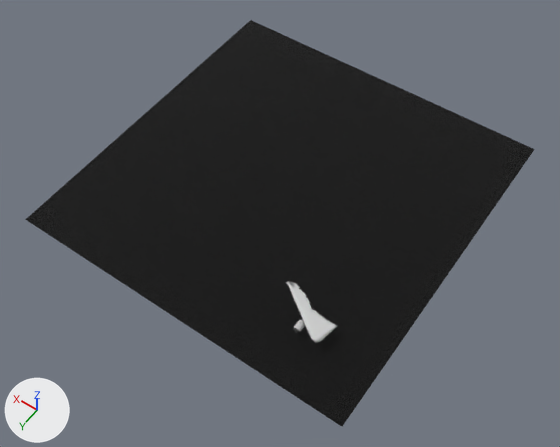
Before and after pictures for a commit that changed the Blender file main.blend.
Rendered twice from a 50 mm camera at (-49.1, 80.1, 160.9) aimed at (28.0, -27.7, -8.6). Lighting does not change. The marker at lower left points along +X, +Y and +Z.
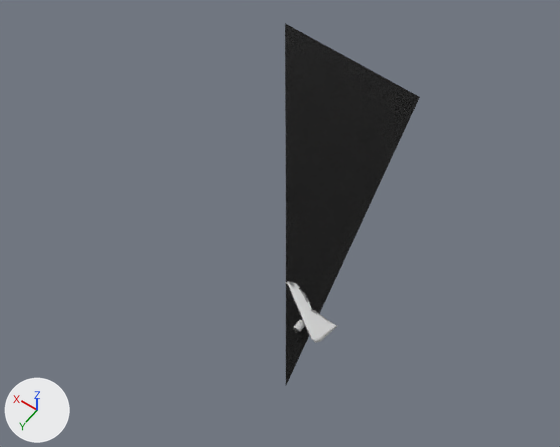
Where the change shows, as pixel boxes [x1, y1, x2, y2] in the pictures (560 x 447 px):
```json
{"object": "Plane.001", "change": "reshaped", "before": [25, 20, 535, 426], "after": [285, 23, 420, 385], "on screen": "73% narrower, 11% shorter"}
```

Scene script edits in JSON lines:
```json
{"block": "me_plane_001", "where": "me_plane_001.from_pydata(...)  # 4 vertices, 1 face; spans x -1.0..1.0, y -1.0..1.0, z 0.0"}
{"block": "me_plane_001", "where": "# used by ob_plane_001; location = (31.2, -35.7, -1.3); rotation_euler = (-0.0253, 0.0, 0.0), in degrees (-1.4, 0, 0); scale = (50.4, 50.4, 50.4)"}
{"block": "me_plane_001", "change": "me_plane_001 part 1"}
{"op": "set", "path": "me_plane_001.vertices[0].co", "old": "(-1.0, -1.0, 0.0)", "new": "(-0.26, -1.0, 0.0)", "note": "pixel (534, 149) -> pixel (419, 97)"}
{"op": "set", "path": "me_plane_001.vertices[1].co", "old": "(1.0, -1.0, 0.0)", "new": "(0.79, -1.09, 0.01)", "note": "pixel (250, 20) -> pixel (285, 23)"}
{"op": "set", "path": "me_plane_001.vertices[2].co", "old": "(-1.0, 1.0, 0.0)", "new": "(-0.7, 1.0, 0.03)", "note": "pixel (342, 426) -> pixel (285, 386)"}
{"op": "set", "path": "me_plane_001.vertices[3].co", "old": "(1.0, 1.0, 0.0)", "new": "(-0.12, 0.18, -0.01)", "note": "pixel (25, 219) -> pixel (285, 214)"}
```
